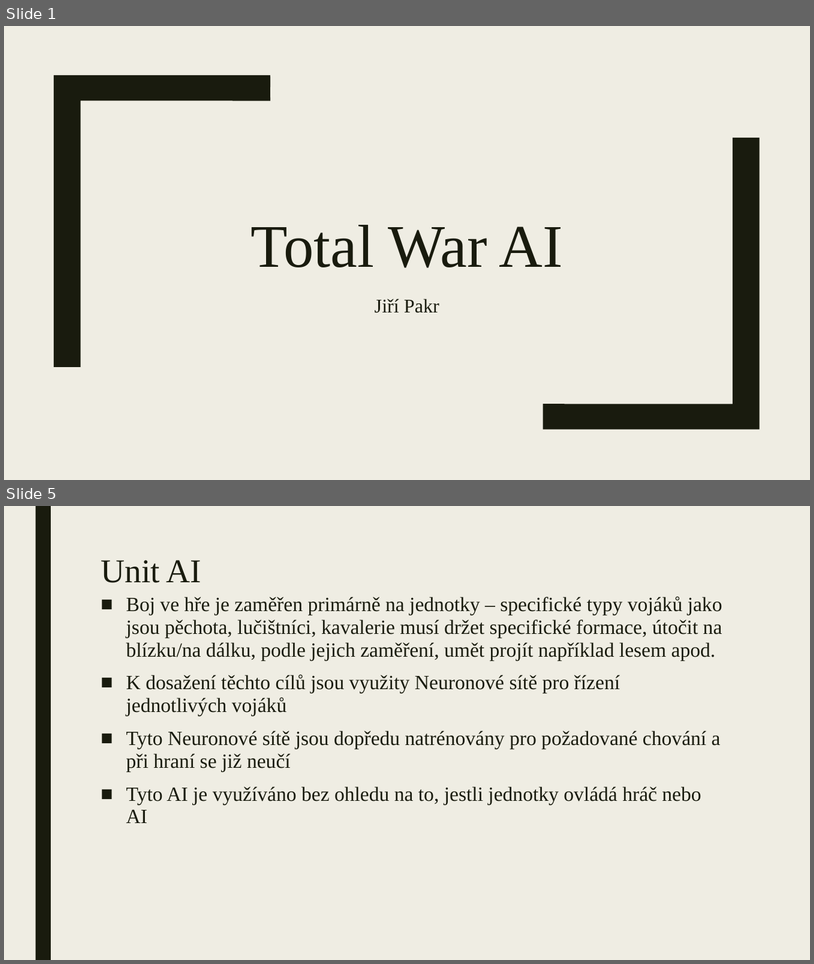
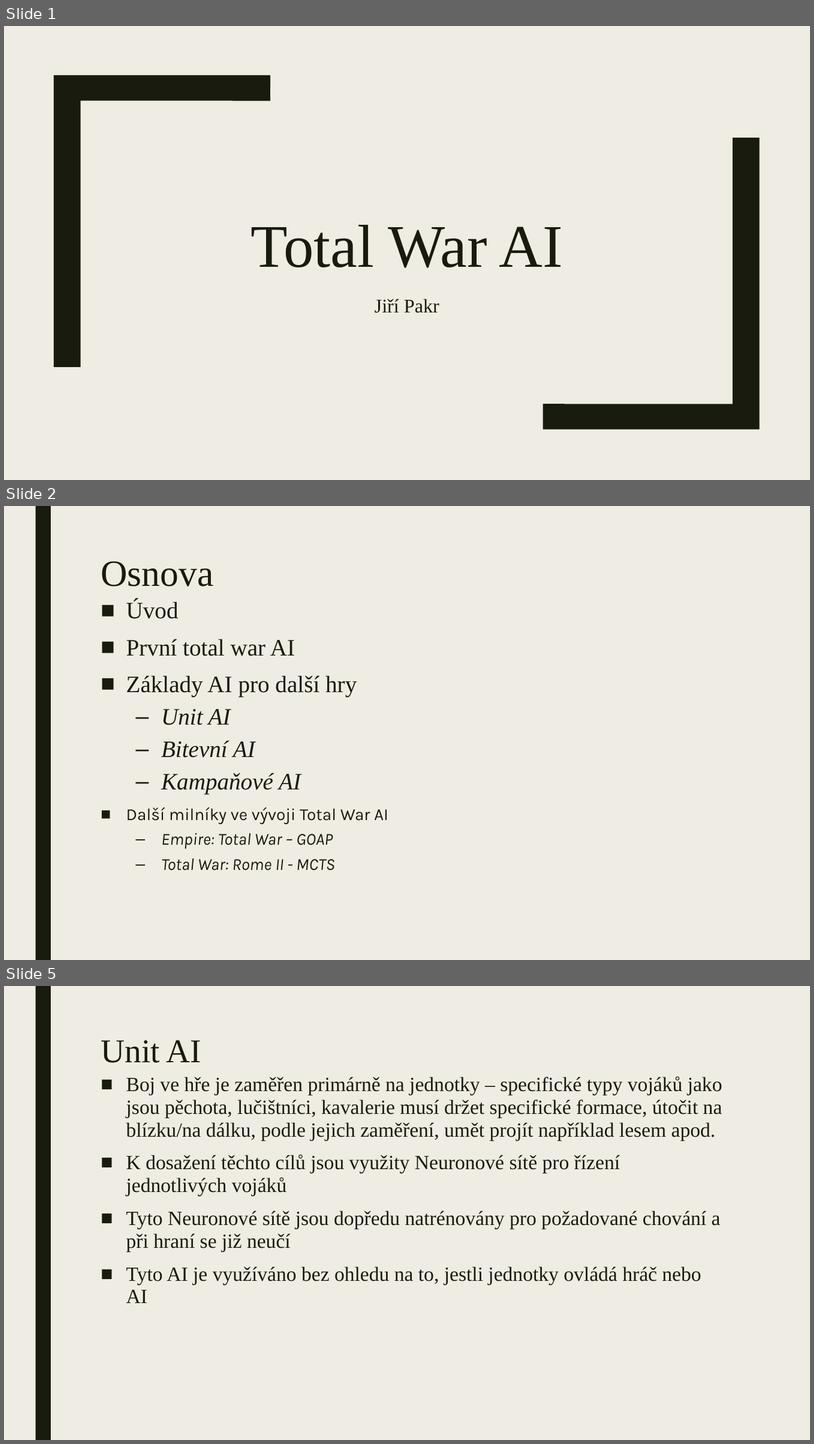
Before and after one commit to JiriPakr/Projects_4Fun, a slide deck: Total War AI.pptx. Shown one above the other, each under a label of ours: slides 1 and 5 before the commit, slides 1, 2 and 5 after it; the slides between them are not shown. The pictures are 814x964 and 814x1444 pixels, drawn with LibreOffice and Linux fonts; fonts in the diff are those of the drawing. Boxes give left, top, right and bottom in pixels: in the first picture for what was removed or moved away, otherwise in the second. Text is boxed around its words. In the diff, an @@ line names an element or a change of style, - is before the commit and + after.

```diff
--- a/Total War AI.pptx
+++ b/Total War AI.pptx
@@ slide 2 added at (4, 506, 810, 960), background #EFEDE3; not listed: 1 template element that a slide beside it also shows @@
@@ title added at (101, 561, 213, 586), 44 pt, text #191B0E @@
+Osnova
@@ text added at (126, 600, 389, 870), 20 pt, text #191B0E @@
+■ Úvod
+■ První total war AI
+■ Základy AI pro další hry
+  – Unit AI
+  – Bitevní AI
+  – Kampaňové AI
+■ Další milníky ve vývoji Total War AI
+  – Empire: Total War – GOAP
+  – Total War: Rome II - MCTS
```
Also in this commit, not shown: 8 slides changed, 3 other slides added, 1 slide removed.
